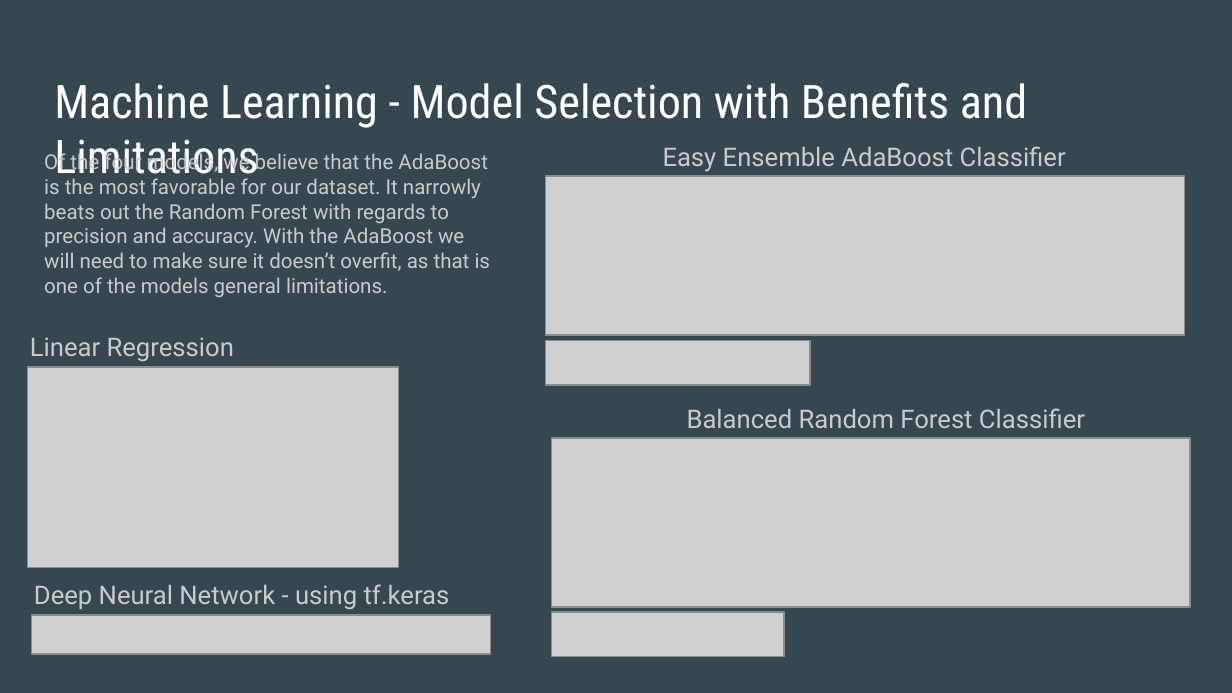
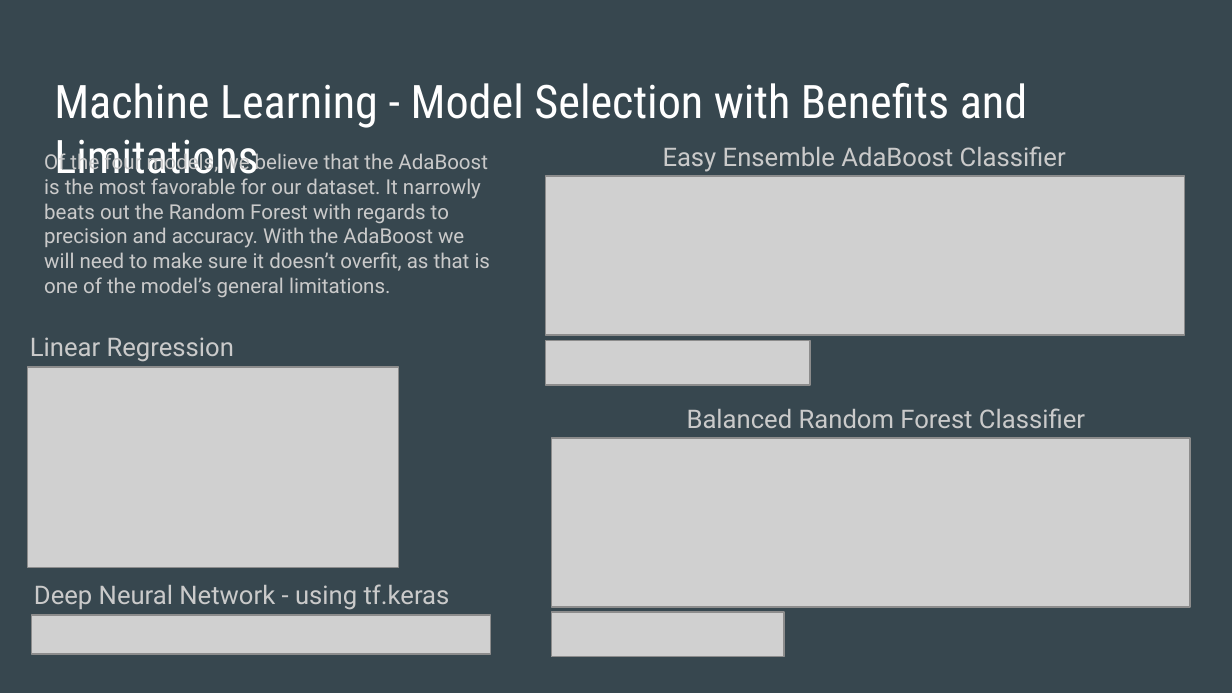
Before and after one commit to razon7/Group-Project, a slide deck: slide 10 of College_Costs_Career_Pay.pptx. Drawn at 1232x693 pixels with LibreOffice and Linux fonts; fonts in the diff are those of the drawing; grey boxes stand for pictures. Boxes give left, top, right and bottom in pixels: in the first picture for what was removed or moved away, otherwise in the second. Text is boxed around its words. In the diff, an @@ line names an element or a change of style, - is before the commit and + after.

Commit message:
Updated Google Slides

```diff
--- a/College_Costs_Career_Pay.pptx
+++ b/College_Costs_Career_Pay.pptx
@@ text at [44, 150, 491, 297]: text changed @@
-Of the four models, we believe that the AdaBoost is the most favorable for our dataset. It narrowly beats out the Random Forest with regards to precision and accuracy. With the AdaBoost we will need to make sure it doesn’t overfit, as that is one of the models general limitations.
+Of the four models, we believe that the AdaBoost is the most favorable for our dataset. It narrowly beats out the Random Forest with regards to precision and accuracy. With the AdaBoost we will need to make sure it doesn’t overfit, as that is one of the model’s general limitations.
```
Also in this commit, not shown: 1 other file.
